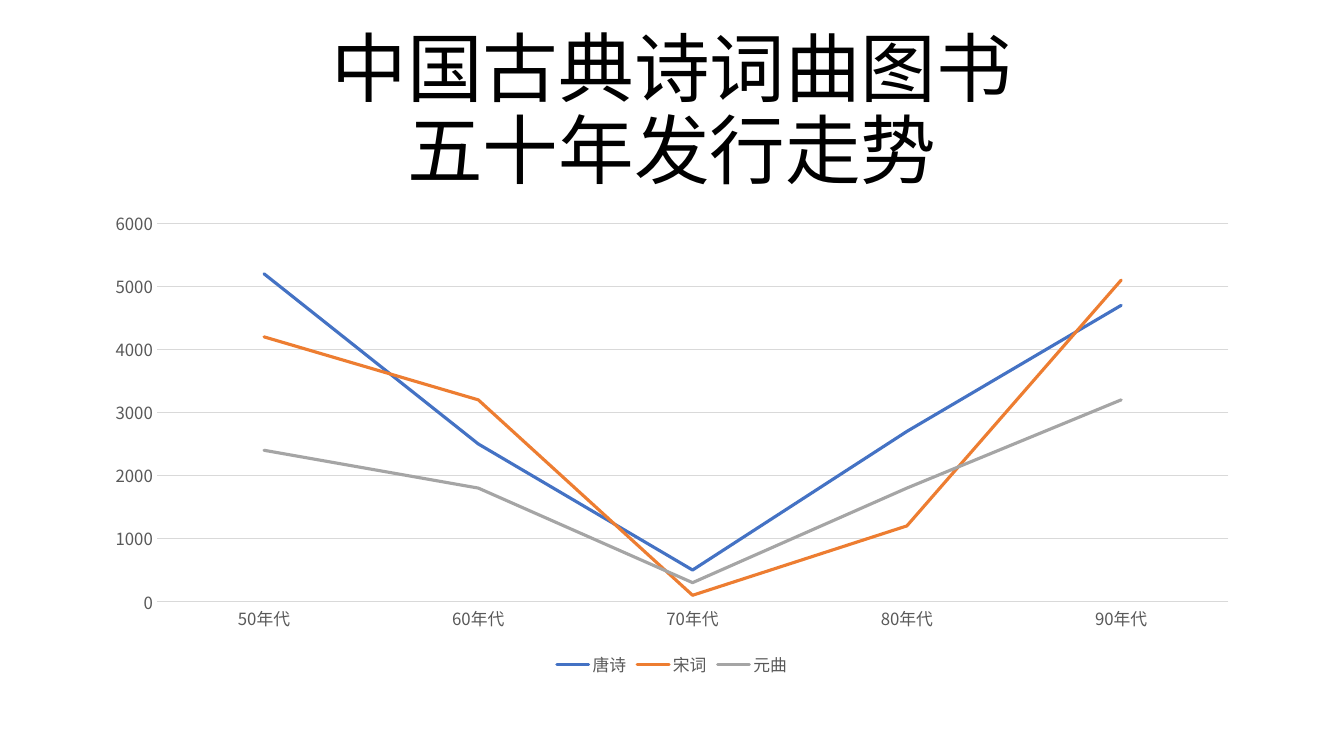
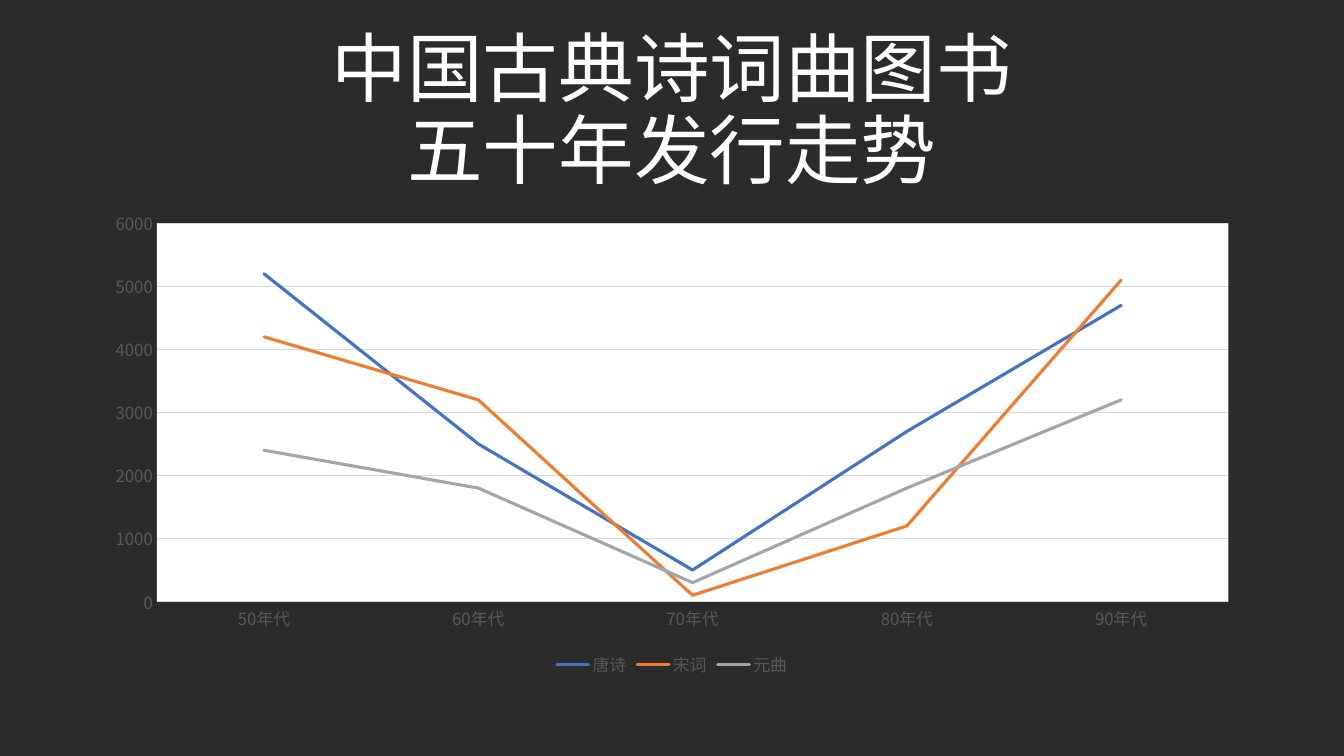
Before and after one commit to ChuckTest/ppt-test, a slide deck: slide 6 of Exercise1.pptx. Drawn at 1344x756 pixels with LibreOffice and Linux fonts; fonts in the diff are those of the drawing; background and template pictures are left out; a plain dark background stands for a picture behind light text. Boxes give left, top, right and bottom in pixels: in the first picture for what was removed or moved away, otherwise in the second. Text is boxed around its words. In the diff, an @@ line names an element or a change of style, - is before the commit and + after.

Commit message:
2. 设置幻灯片背景色

```diff
--- a/Exercise1.pptx
+++ b/Exercise1.pptx
@@ background #FFFFFF to picture (left out) @@
@@ title "中国古典诗词曲图书 五十年发行走势" at [332,32,1012,185]: text colour #000000 to #FFFFFF @@
@@ line chart at [93,202,1252,682] @@
@@ background changed @@
```
